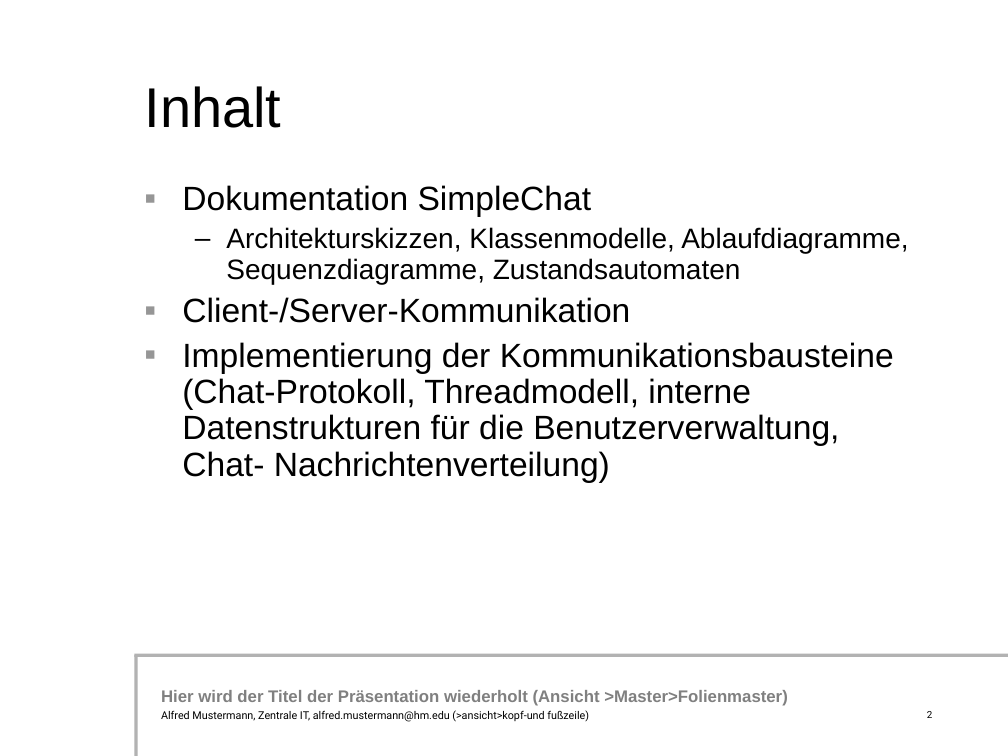
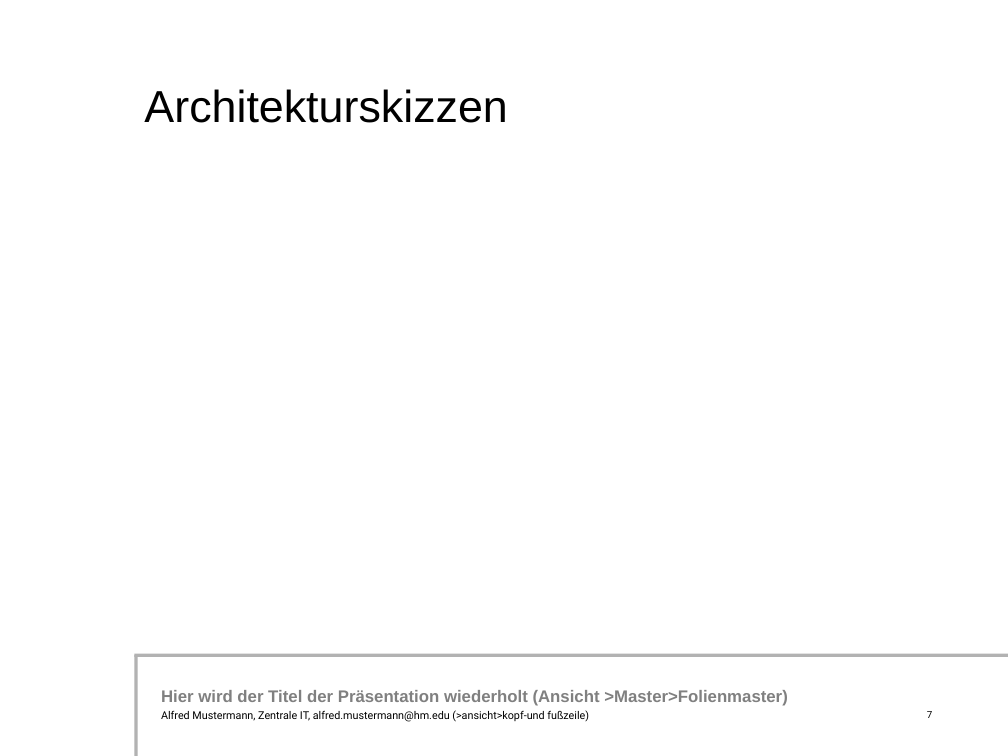
Before and after one commit to simonsymhoven/Datenkommunikation, a slide deck: slide 7 of Aufgabe 1/powerpointpraesentation.ppt (slide 2 before the commit). Drawn at 1008x756 pixels with LibreOffice and Linux fonts; fonts in the diff are those of the drawing; background and template pictures are left out. Boxes give left, top, right and bottom in pixels: in the first picture for what was removed or moved away, otherwise in the second. Text is boxed around its words. In the diff, an @@ line names an element or a change of style, - is before the commit and + after.

```diff
--- a/Aufgabe 1/powerpointpraesentation.ppt
+++ b/Aufgabe 1/powerpointpraesentation.ppt
@@ title at <box>144,89,507,123</box>: text changed; size 40 to 32 pt @@
-Inhalt
+Architekturskizzen
@@ text removed at <box>182,185,908,483</box> @@
-▪ Dokumentation SimpleChat
-  – Architekturskizzen, Klassenmodelle, Ablaufdiagramme, Sequenzdiagramme, Zustandsautomaten
-▪ Client-/Server-Kommunikation
-▪ Implementierung der Kommunikationsbausteine (Chat-Protokoll, Threadmodell, interne Datenstrukturen für die Benutzerverwaltung, Chat- Nachrichtenverteilung)
@@ page number at <box>927,711,933,718</box>: text changed @@
-2
+7
```
Also in this commit, not shown: 5 other slides changed, 24 slides added, 1 other file.
